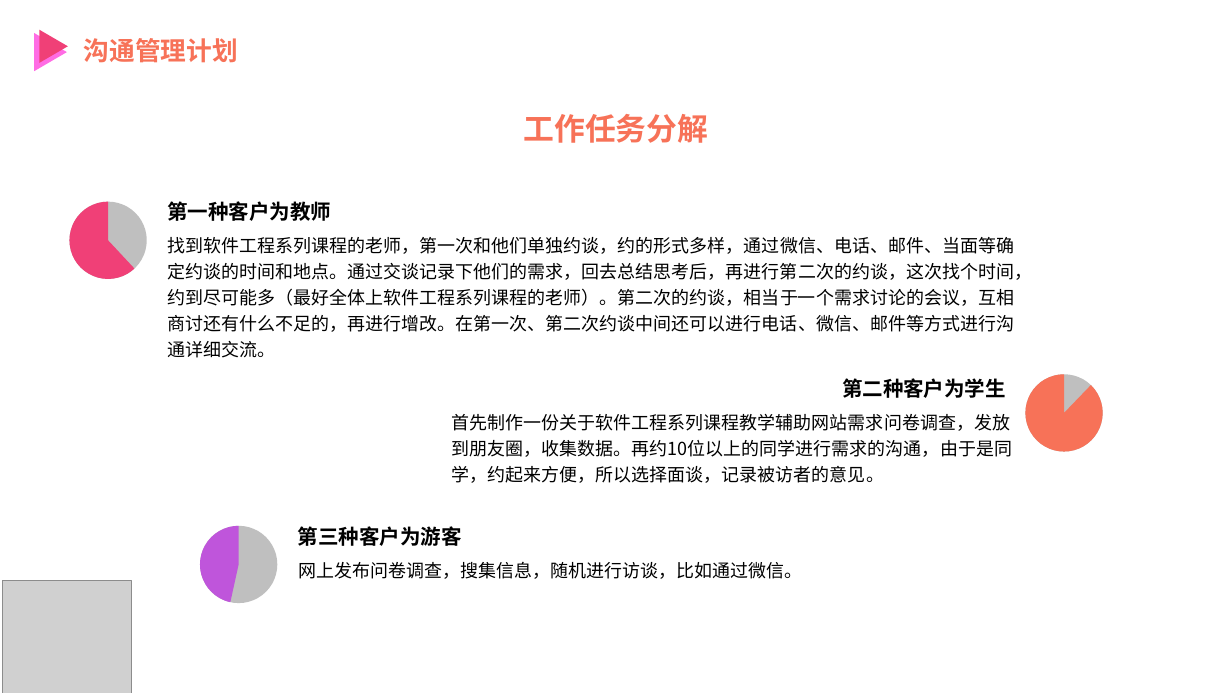
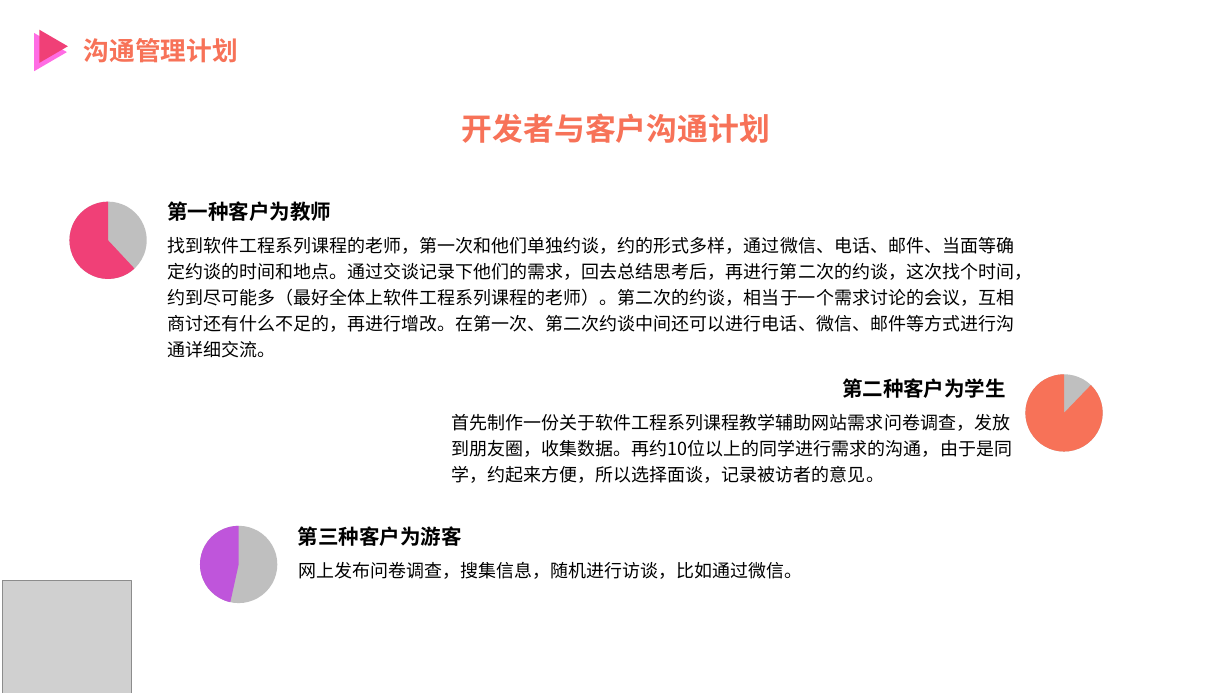
Before and after one commit to PRD2018-G12/Education-Assistant-System, a slide deck: slide 28 of 受控文档/计划/需求工程计划PPT.pptx (slide 29 before the commit). Drawn at 1232x693 pixels with LibreOffice and Linux fonts; fonts in the diff are those of the drawing; grey boxes stand for pictures. Boxes give left, top, right and bottom in pixels: in the first picture for what was removed or moved away, otherwise in the second. Text is boxed around its words. In the diff, an @@ line names an element or a change of style, - is before the commit and + after.

Commit message:
第九周更新
更新项目计划相关文档

```diff
--- a/受控文档/计划/需求工程计划PPT.pptx
+++ b/受控文档/计划/需求工程计划PPT.pptx
@@ text at (462, 113, 770, 143): text changed @@
-工作任务分解
+开发者与客户沟通计划
```
Also in this commit, not shown: 10 other slides changed, 1 slide removed, 4 other files.
